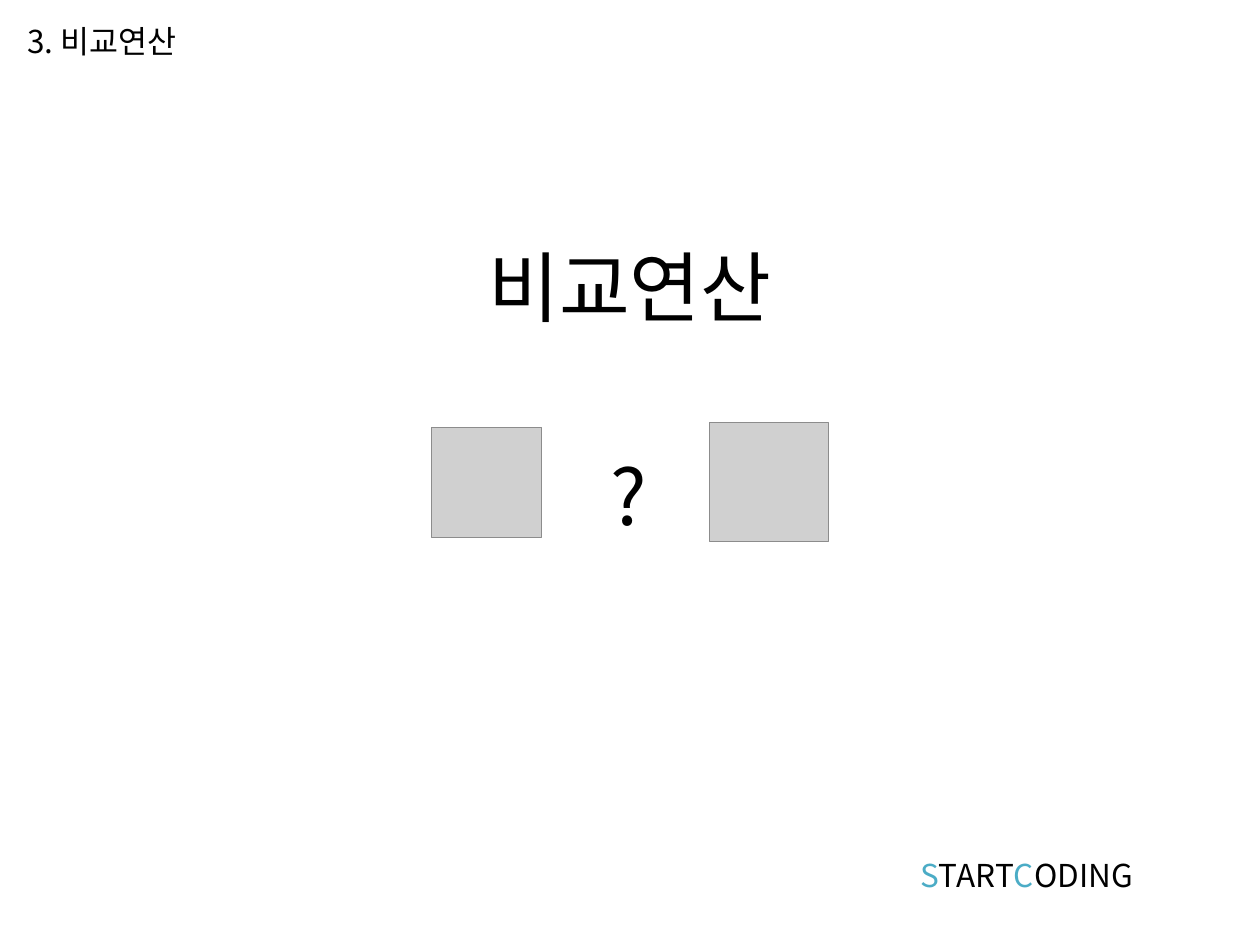
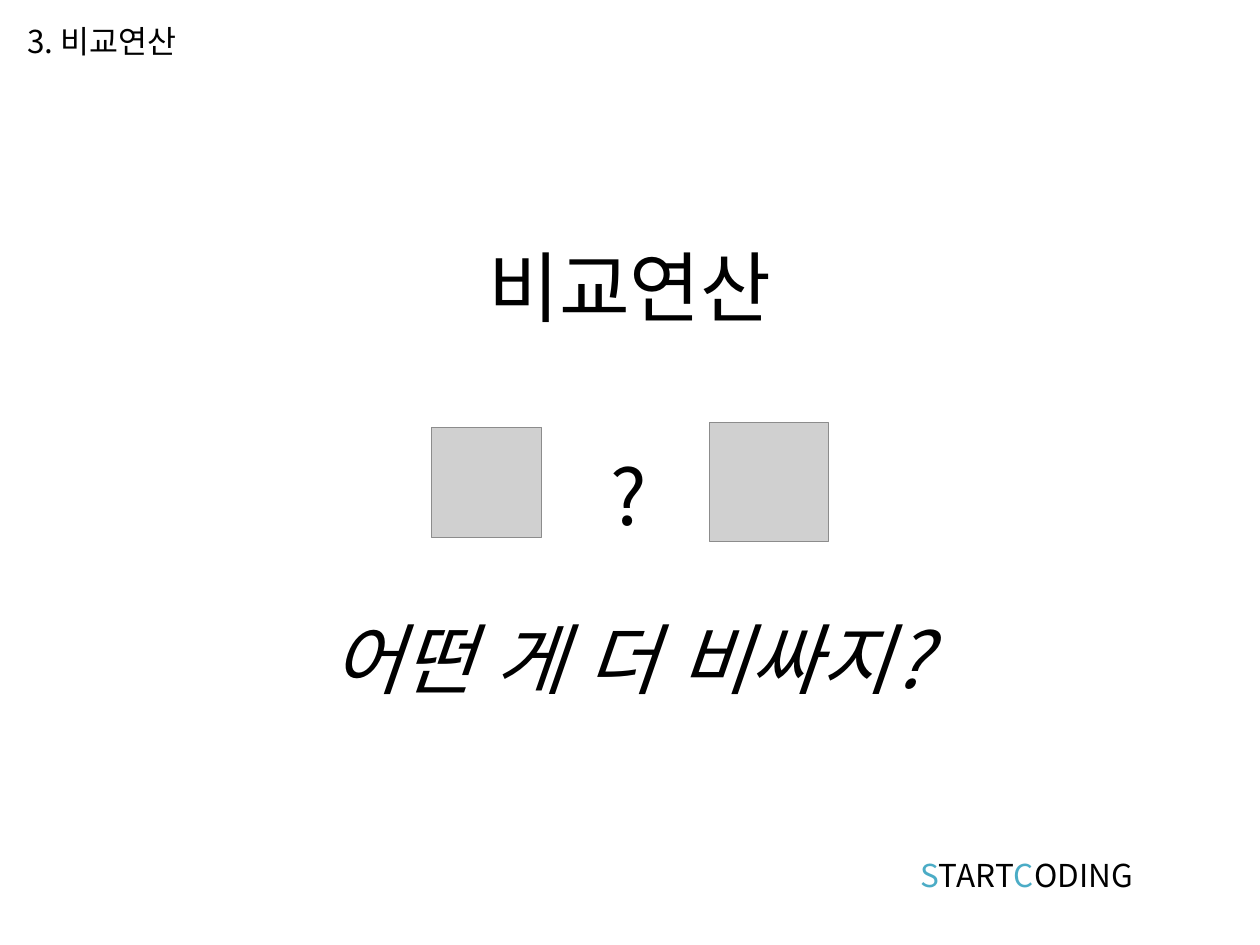
Before and after one commit to kwonkijun/python, a slide deck: slide 11 of 파이썬기초(PPT)/파이썬 기초 3강_연산과 연산자.pptx (slide 8 before the commit). Drawn at 1260x945 pixels with LibreOffice and Linux fonts; fonts in the diff are those of the drawing; grey boxes stand for pictures. Boxes give left, top, right and bottom in pixels: in the first picture for what was removed or moved away, otherwise in the second. Text is boxed around its words. In the diff, an @@ line names an element or a change of style, - is before the commit and + after.

```diff
--- a/파이썬기초(PPT)/파이썬 기초 3강_연산과 연산자.pptx
+++ b/파이썬기초(PPT)/파이썬 기초 3강_연산과 연산자.pptx
@@ text added at [331, 624, 929, 694], 44 pt, text #000000, italic @@
+어떤 게 더 비싸지?
```
Also in this commit, not shown: 4 other slides changed, 3 slides added, 12 other files.
